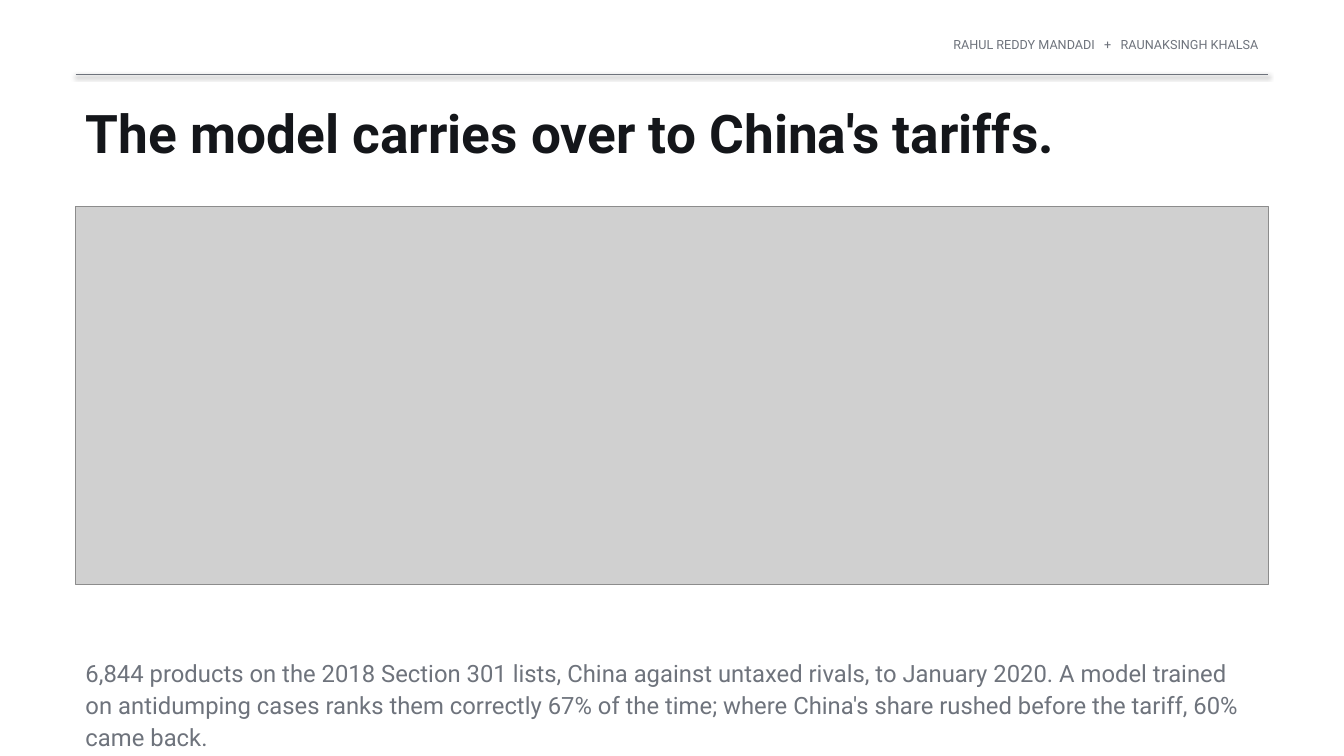
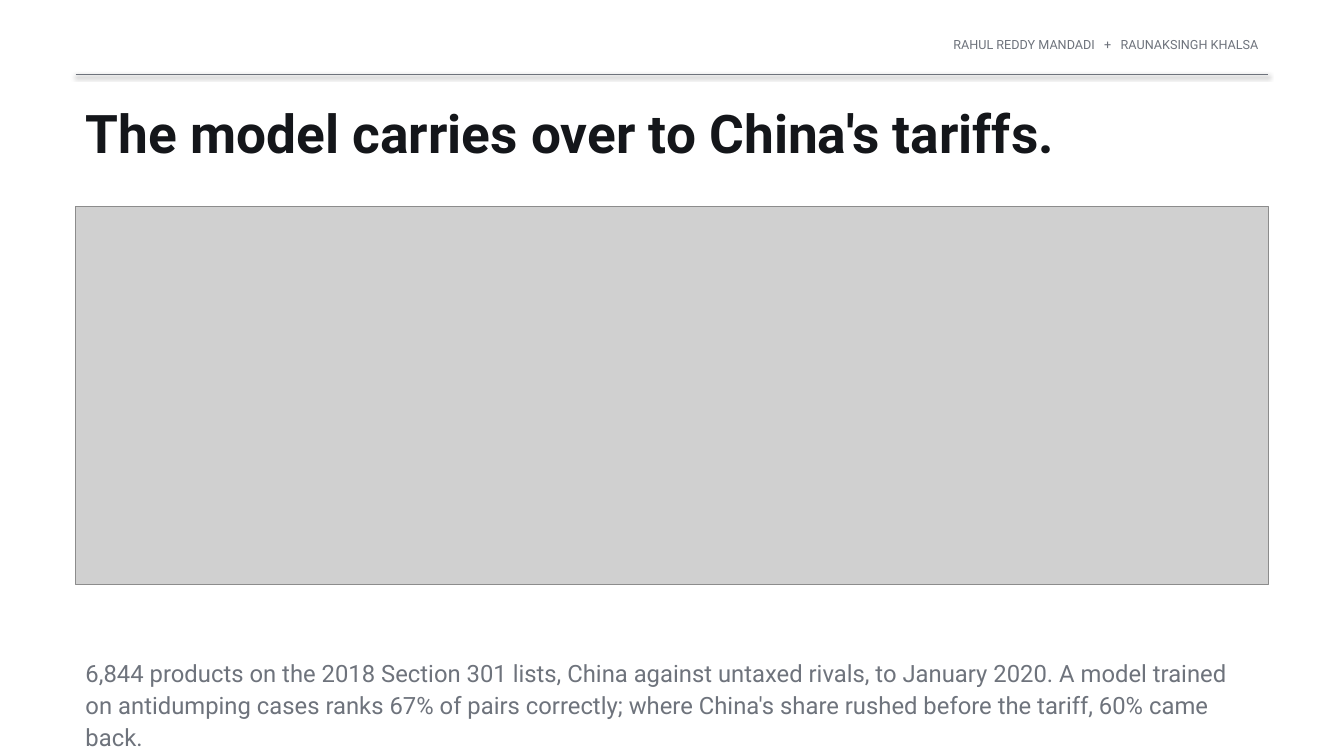
Before and after one commit to rahul-mandadi/tariff-rush, a slide deck: slide 14 of slides/Mandadi_Khalsa_Final_Presentation.pptx. Drawn at 1344x756 pixels with LibreOffice and Linux fonts; fonts in the diff are those of the drawing; grey boxes stand for pictures. Boxes give left, top, right and bottom in pixels: in the first picture for what was removed or moved away, otherwise in the second. Text is boxed around its words. In the diff, an @@ line names an element or a change of style, - is before the commit and + after.

```diff
--- a/slides/Mandadi_Khalsa_Final_Presentation.pptx
+++ b/slides/Mandadi_Khalsa_Final_Presentation.pptx
@@ text at (x1=85, y1=664, x2=1226, y2=719): text changed @@
-6,844 products on the 2018 Section 301 lists, China against untaxed rivals, to January 2020. A model trained on antidumping cases ranks them correctly 67% of the time; where China's share rushed before the tariff, 60% came back.
+6,844 products on the 2018 Section 301 lists, China against untaxed rivals, to January 2020. A model trained on antidumping cases ranks 67% of pairs correctly; where China's share rushed before the tariff, 60% came back.
```
Also in this commit, not shown: 5 other slides changed, 16 other files.
